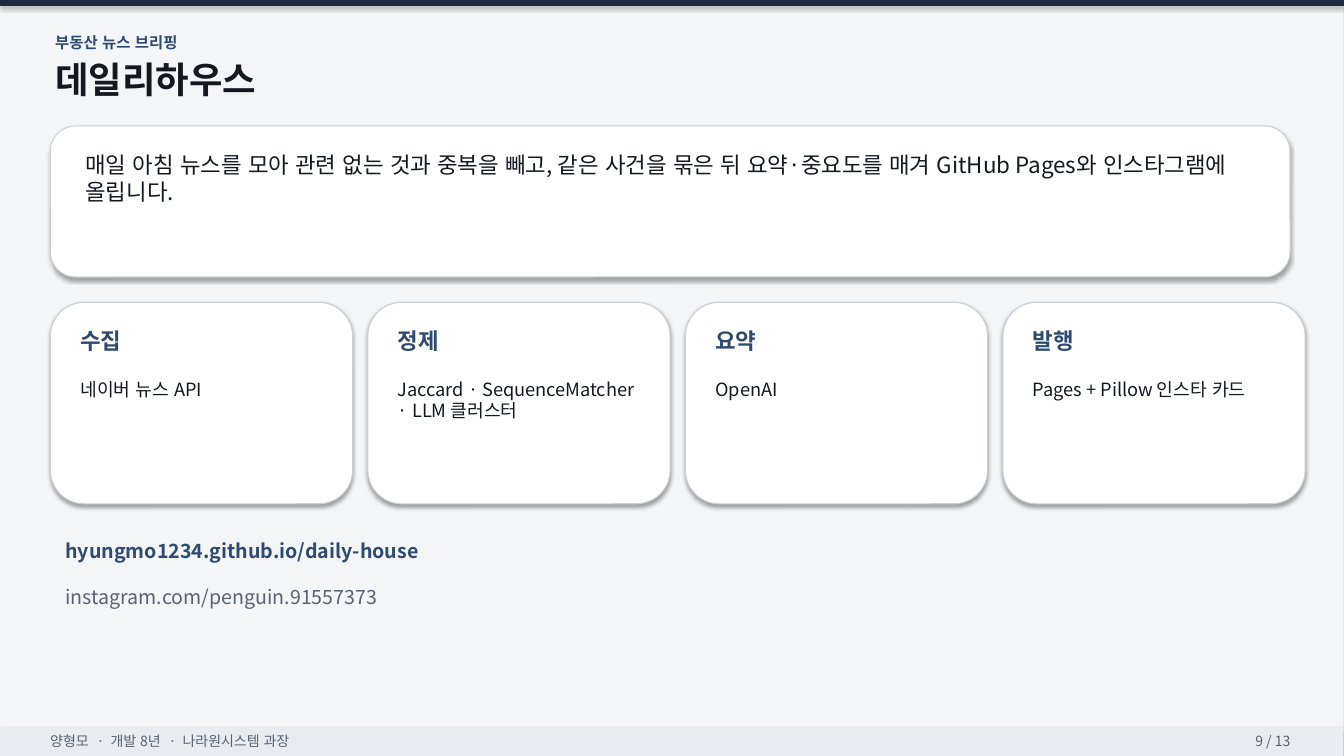
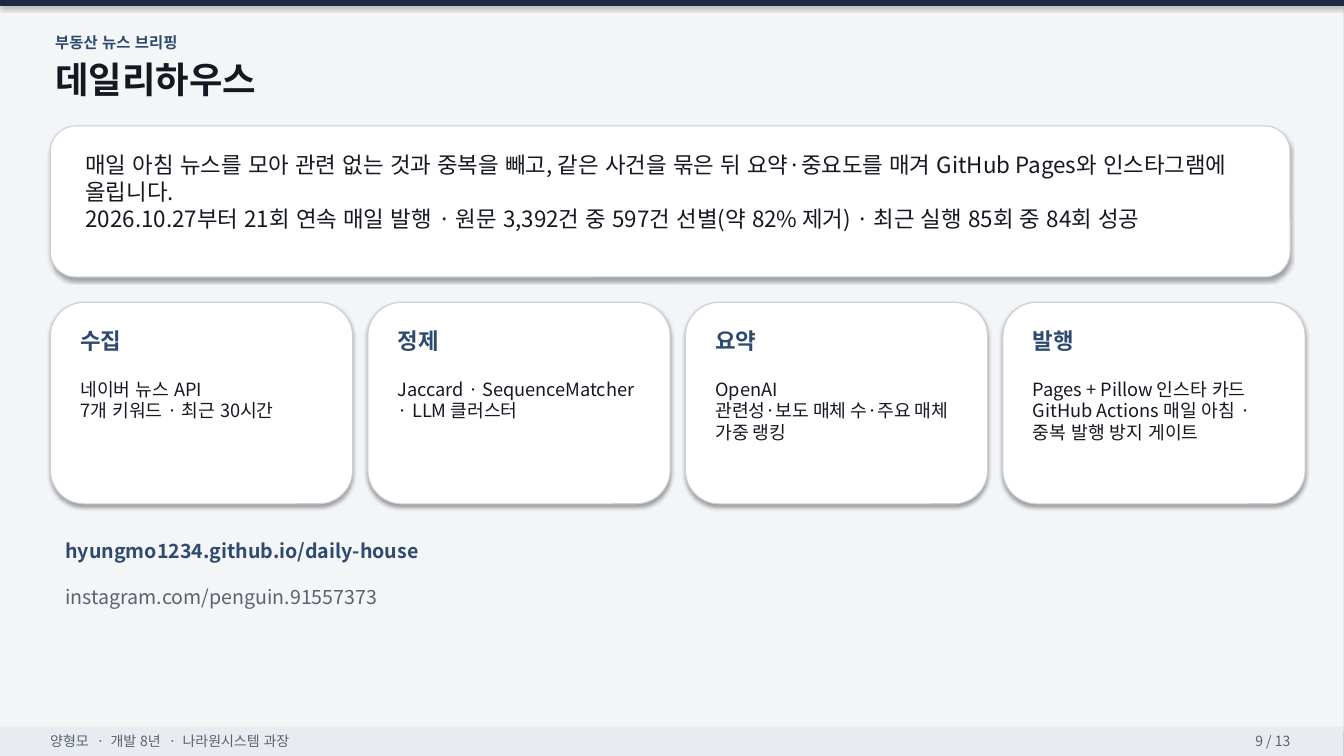
Before and after one commit to Hyungmo1234/Hyungmo1234.github.io, a slide deck: slide 9 of 양형모_포트폴리오.pptx. Drawn at 1344x756 pixels with LibreOffice and Linux fonts; fonts in the diff are those of the drawing. Boxes give left, top, right and bottom in pixels: in the first picture for what was removed or moved away, otherwise in the second. Text is boxed around its words. In the diff, an @@ line names an element or a change of style, - is before the commit and + after.

```diff
--- a/양형모_포트폴리오.pptx
+++ b/양형모_포트폴리오.pptx
@@ text at bbox=[85, 208, 1139, 232]: paragraph added @@
+2026.10.27부터 21회 연속 매일 발행 · 원문 3,392건 중 597건 선별(약 82% 제거) · 최근 실행 85회 중 84회 성공
@@ text at bbox=[80, 402, 274, 419]: paragraph added @@
+7개 키워드 · 최근 30시간
@@ text at bbox=[715, 399, 948, 441]: paragraph added @@
+관련성·보도 매체 수·주요 매체 가중 랭킹
@@ text at bbox=[1033, 399, 1235, 441]: paragraph added @@
+GitHub Actions 매일 아침 · 중복 발행 방지 게이트
```
Also in this commit, not shown: 1 other slide changed, 5 other files.
